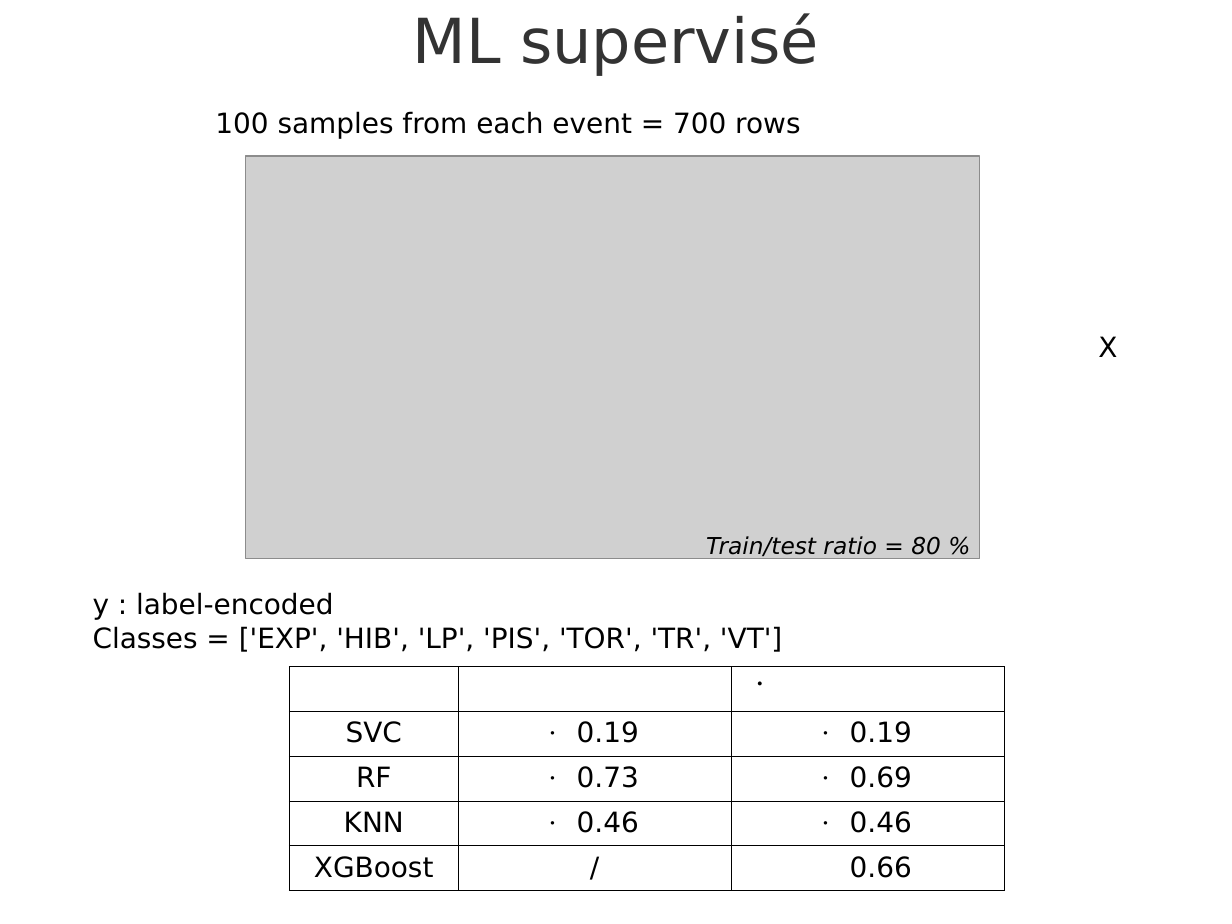
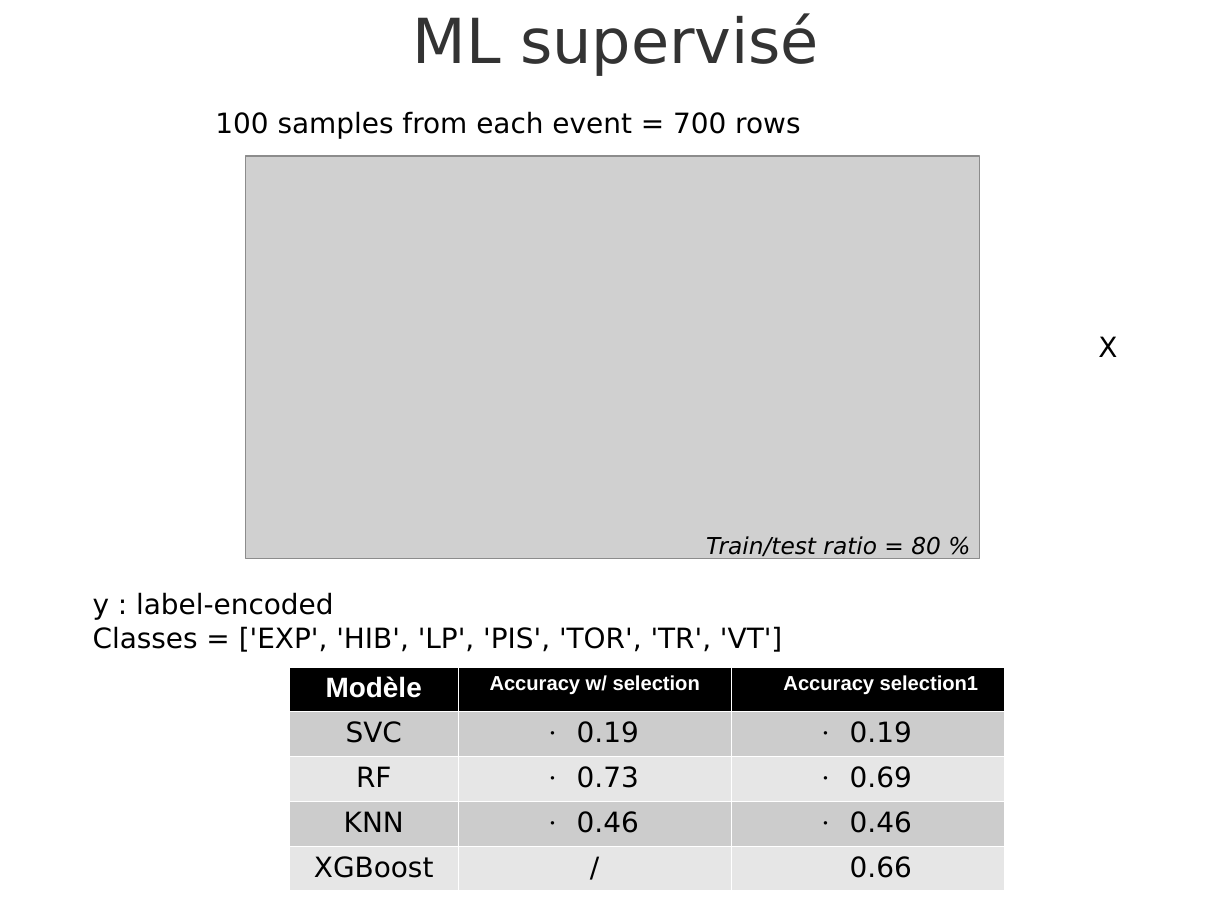
Before and after one commit to rubalravinder/cas_etude_volcano, a slide deck: slide 7 of results_ml_dl.odp. Drawn at 1232x924 pixels with LibreOffice and Linux fonts; fonts in the diff are those of the drawing; grey boxes stand for pictures; background and template pictures are left out. Boxes give left, top, right and bottom in pixels: in the first picture for what was removed or moved away, otherwise in the second. Text is boxed around its words. In the diff, an @@ line names an element or a change of style, - is before the commit and + after.

Commit message:
added my slides

```diff
--- a/results_ml_dl.odp
+++ b/results_ml_dl.odp
@@ table at (x1=290, y1=667, x2=1004, y2=882) @@
@@ fill none to #000000 in row 1 @@
@@ fill none to #CCCCCC in 6 cells @@
@@ fill none to #E6E6E6 in 6 cells @@
@@ borders changed @@
```
Also in this commit, not shown: 7 other slides changed, 6 slides added.
